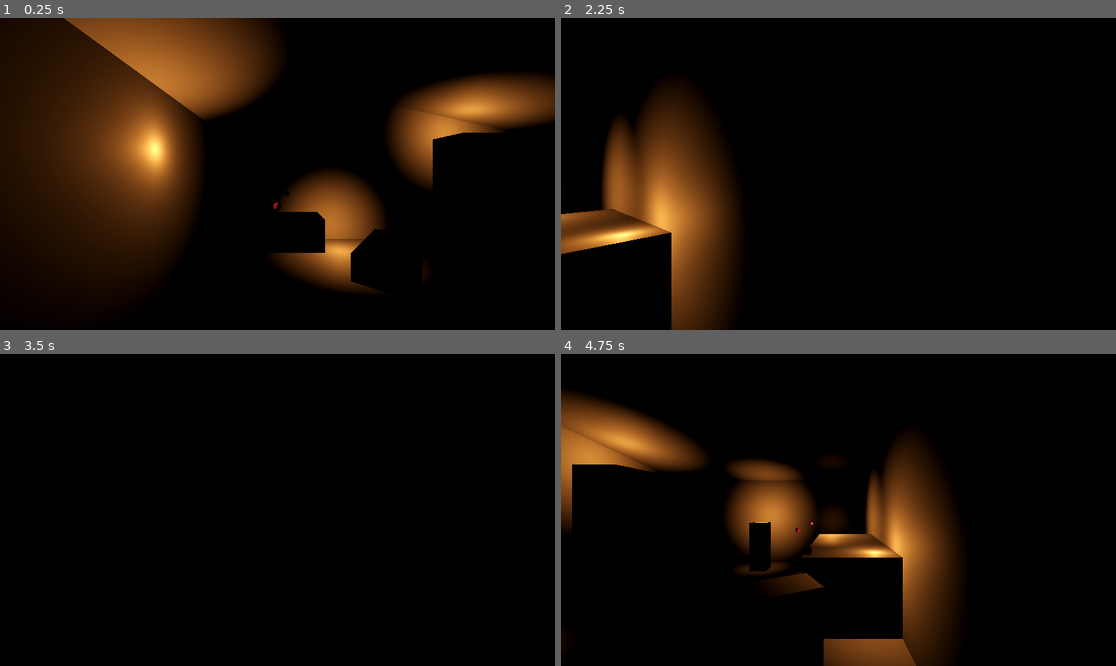
Above: before the commit, frames 1-4 (two rows, left to right).
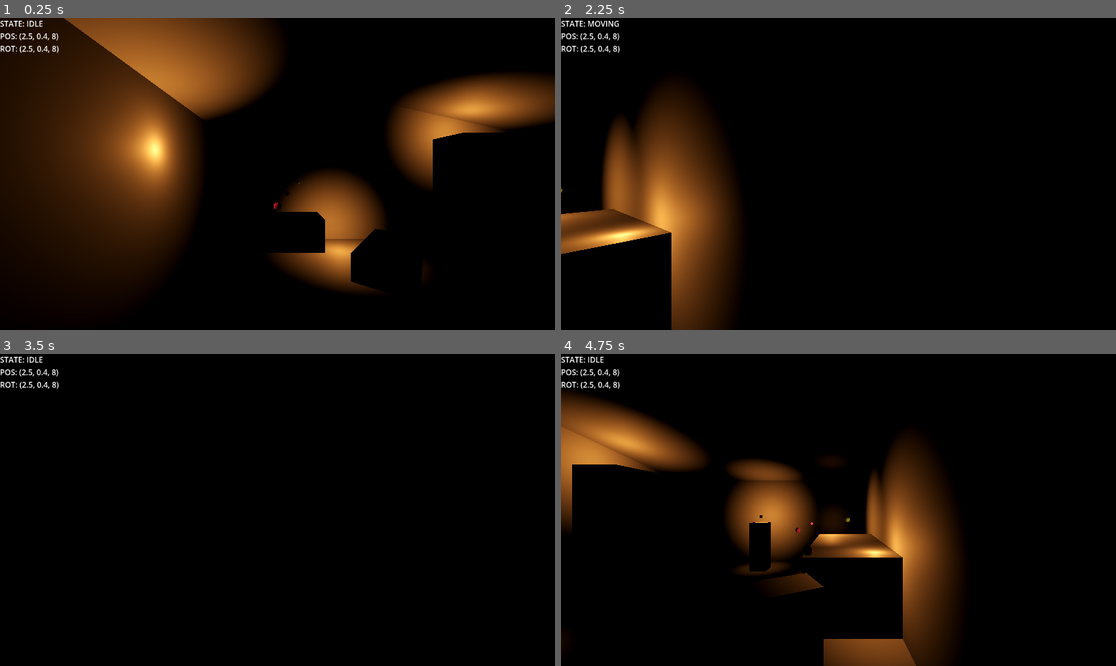
Above: after the commit, the same moments.

Repository: DeepRestGames/shadow-and-alchemy
Game: Godot game, scene res://Scenes/MainScene_Prototype01.tscn
Same seed, same stepped clock (60 frames per second), same inputs: the game is played once before the commit and once after it.
Inputs (mouse positions are in pixels of both pictures, inside the frame that each line leads up to):
- Up to frame 1 (0.25 s): no input
- Up to frame 2 (2.25 s): tap Enter at 0.5, 2 s; move the mouse to (960, 158) at 0.52 s; hold D (turn_right) 0.53-1.28 s; click (960, 158) at 0.6 s; tap Space at 1.25 s; move the mouse to (727, 189) at 1.27 s; hold S (move_backward) 1.28-2.03 s; click (727, 189) at 1.35 s; move the mouse to (894, 105) at 2.02 s; hold D (turn_right) from 2.03 s (still down); click (894, 105) at 2.1 s
- Up to frame 3 (3.5 s): tap Space at 2.75 s; move the mouse to (249, 572) at 2.77 s; release D (turn_right) at 2.78 s; hold W (move_forward) from 2.78 s (still down); click (249, 572) at 2.85 s
- Up to frame 4 (4.75 s): tap Enter at 3.5 s; move the mouse to (1005, 556) at 3.52 s; release W (move_forward) at 3.53 s; hold A (turn_left) from 3.53 s (still down); click (1005, 556) at 3.6 s; tap Space at 4.25 s; move the mouse to (672, 463) at 4.27 s; click (672, 463) at 4.35 s

The runs differ from the first frame. In frame 1, 0.3% of the frame differs, in the area x 0-55%, y 0-54%; in frame 2, 0.3%, in the area x 0-11%, y 0-56%; in frame 3, 0.3%; in frame 4, 0.3%.

Commit message:
Focusing

Diff:
--- a/Scenes/MainScene_Prototype01.tscn
+++ b/Scenes/MainScene_Prototype01.tscn
@@ -1,7 +1,8 @@
-[gd_scene load_steps=6 format=3 uid="uid://6hoi0bkmcnyt"]
+[gd_scene load_steps=7 format=3 uid="uid://6hoi0bkmcnyt"]
 
 [ext_resource type="PackedScene" uid="uid://bhv1boykqvw23" path="res://Scenes/PlayerMovement/NavigationPoint.tscn" id="1_fg33c"]
 [ext_resource type="PackedScene" uid="uid://d1ngk84wlraoa" path="res://Scenes/Player.tscn" id="1_jwaoo"]
+[ext_resource type="PackedScene" uid="uid://b68s0qxy7ri2k" path="res://Scenes/PlayerMovement/FocusPoint.tscn" id="3_8i0nq"]
 
 [sub_resource type="ProceduralSkyMaterial" id="ProceduralSkyMaterial_vmfb6"]
 sky_top_color = Color(0, 0, 0, 1)
@@ -151,9 +152,10 @@
 east_navigation_point = NodePath("../StartingNavigationPoint")
 west_navigation_point = NodePath("../NavigationPoint3")
 
-[node name="NavigationPoint3" parent="Environment/NavigationPoints" node_paths=PackedStringArray("east_navigation_point") instance=ExtResource("1_fg33c")]
+[node name="NavigationPoint3" parent="Environment/NavigationPoints" node_paths=PackedStringArray("east_navigation_point", "west_focus_point") instance=ExtResource("1_fg33c")]
 transform = Transform3D(1, 0, 0, 0, 1, 0, 0, 0, 1, -1.7, 0, 7.8)
 east_navigation_point = NodePath("../NavigationPoint2")
+west_focus_point = NodePath("../../FocusPoints/FocusPoint3")
 
 [node name="NavigationPoint4" parent="Environment/NavigationPoints" node_paths=PackedStringArray("north_navigation_point", "south_navigation_point") instance=ExtResource("1_fg33c")]
 transform = Transform3D(1, 0, 0, 0, 1, 0, 0, 0, 1, 0, 0, 6)
@@ -171,10 +173,11 @@
 south_navigation_point = NodePath("../NavigationPoint4")
 west_navigation_point = NodePath("../NavigationPoint8")
 
-[node name="NavigationPoint7" parent="Environment/NavigationPoints" node_paths=PackedStringArray("north_navigation_point", "west_navigation_point") instance=ExtResource("1_fg33c")]
+[node name="NavigationPoint7" parent="Environment/NavigationPoints" node_paths=PackedStringArray("north_navigation_point", "west_navigation_point", "east_focus_point") instance=ExtResource("1_fg33c")]
 transform = Transform3D(1, 0, 0, 0, 1, 0, 0, 0, 1, 1.7, 0, 4)
 north_navigation_point = NodePath("../NavigationPoint12")
 west_navigation_point = NodePath("../NavigationPoint6")
+east_focus_point = NodePath("../../FocusPoints/FocusPoint")
 
 [node name="NavigationPoint8" parent="Environment/NavigationPoints" node_paths=PackedStringArray("north_navigation_point", "east_navigation_point") instance=ExtResource("1_fg33c")]
 transform = Transform3D(1, 0, 0, 0, 1, 0, 0, 0, 1, -2.1, 0, 4)
@@ -186,13 +189,38 @@
 east_navigation_point = NodePath("../NavigationPoint11")
 south_navigation_point = NodePath("../NavigationPoint8")
 
-[node name="NavigationPoint11" parent="Environment/NavigationPoints" node_paths=PackedStringArray("east_navigation_point", "south_navigation_point", "west_navigation_point") instance=ExtResource("1_fg33c")]
+[node name="NavigationPoint11" parent="Environment/NavigationPoints" node_paths=PackedStringArray("east_navigation_point", "south_navigation_point", "west_navigation_point", "north_focus_point") instance=ExtResource("1_fg33c")]
 transform = Transform3D(1, 0, 0, 0, 1, 0, 0, 0, 1, 2.38419e-07, 0, 2)
 east_navigation_point = NodePath("../NavigationPoint12")
 south_navigation_point = NodePath("../NavigationPoint6")
 west_navigation_point = NodePath("../NavigationPoint10")
+north_focus_point = NodePath("../../FocusPoints/FocusPoint2")
 
 [node name="NavigationPoint12" parent="Environment/NavigationPoints" node_paths=PackedStringArray("south_navigation_point", "west_navigation_point") instance=ExtResource("1_fg33c")]
 transform = Transform3D(1, 0, 0, 0, 1, 0, 0, 0, 1, 1.7, 0, 2)
 south_navigation_point = NodePath("../NavigationPoint7")
 west_navigation_point = NodePath("../NavigationPoint11")
+
+[node name="FocusPoints" type="Node3D" parent="Environment"]
+
+[node name="FocusPoint" parent="Environment/FocusPoints" instance=ExtResource("3_8i0nq")]
+transform = Transform3D(1, 0, 0, 0, 1, 0, 0, 0, 1, 2.69039, 0.197479, 3.60781)
+
+[node name="FocusCamera" parent="Environment/FocusPoints/FocusPoint" index="1"]
+transform = Transform3D(-4.37114e-08, 0.5, -0.866025, 0, 0.866025, 0.5, 1, 2.18557e-08, -3.78552e-08, -1.2356, 0.389964, 0)
+
+[node name="FocusPoint2" parent="Environment/FocusPoints" instance=ExtResource("3_8i0nq")]
+transform = Transform3D(1, 0, 0, 0, 1, 0, 0, 0, 1, 0.0438264, 0.197479, 1.58832)
+
+[node name="FocusCamera" parent="Environment/FocusPoints/FocusPoint2" index="1"]
+transform = Transform3D(1, 0, 0, 0, 1, 0, 0, 0, 1, -0.061953, -0.109825, 0.761662)
+
+[node name="FocusPoint3" parent="Environment/FocusPoints" instance=ExtResource("3_8i0nq")]
+transform = Transform3D(1, 0, 0, 0, 1, 0, 0, 0, 1, -2.68367, 0.197436, 7.47456)
+
+[node name="FocusCamera" parent="Environment/FocusPoints/FocusPoint3" index="1"]
+transform = Transform3D(-4.37114e-08, -0.5, 0.866025, 0, 0.866025, 0.5, -1, 2.18557e-08, -3.78552e-08, 0.428973, 0.000205994, 0.0795188)
+
+[editable path="Environment/FocusPoints/FocusPoint"]
+[editable path="Environment/FocusPoints/FocusPoint2"]
+[editable path="Environment/FocusPoints/FocusPoint3"]
--- a/Scenes/Player.tscn
+++ b/Scenes/Player.tscn
@@ -7,3 +7,7 @@
 
 [node name="Camera3D" type="Camera3D" parent="."]
 transform = Transform3D(1, 0, 0, 0, 1, 0, 0, 0, 1, 0, 0.4, 0)
+
+[node name="DEBUG_UI" type="Label" parent="."]
+offset_right = 40.0
+offset_bottom = 40.0
--- /dev/null
+++ b/Scenes/PlayerMovement/FocusPoint.tscn
@@ -0,0 +1,16 @@
+[gd_scene load_steps=3 format=3 uid="uid://b68s0qxy7ri2k"]
+
+[ext_resource type="Script" path="res://Scripts/PlayerMovement/FocusPosition.gd" id="1_a3eva"]
+
+[sub_resource type="StandardMaterial3D" id="StandardMaterial3D_thnij"]
+albedo_color = Color(0.501961, 0.764706, 0, 1)
+
+[node name="FocusPoint" type="Node3D"]
+script = ExtResource("1_a3eva")
+
+[node name="DEBUG_NAV" type="CSGSphere3D" parent="."]
+transform = Transform3D(1, 0, 0, 0, 1, 0, 0, 0, 1, 0.011683, -0.00663078, -0.0022552)
+radius = 0.05
+material = SubResource("StandardMaterial3D_thnij")
+
+[node name="FocusCamera" type="Camera3D" parent="."]
--- a/Scripts/Player.gd
+++ b/Scripts/Player.gd
@@ -1,7 +1,12 @@
 extends Node3D
+
+@onready var camera_3d = $Camera3D
+var unfocus_pos
+var unfocused_rot
 
 var facing_direction = FacingDirection.WEST
 var player_state = PlayerState.IDLE
+
 
 const TIME_BETWEEN_MOVEMENTS: float = 0.35
 const TIME_BETWEEN_ROTATIONS: float = 0.35
@@ -23,28 +28,44 @@
 	INVENTORY	# 3
 }
 
-func _animate_movement(next_pos):
-	player_state = PlayerState.MOVING
-	var tween = get_tree().create_tween()
-	tween.connect("finished", _tween_movement_over)
-	tween.set_trans(Tween.TRANS_QUAD)
-	tween.set_ease(Tween.EASE_IN_OUT)
-	tween.tween_property(self, "position", next_pos, TIME_BETWEEN_MOVEMENTS)
-
-func _animate_turn(next_face):
-	player_state = PlayerState.MOVING
-	var tween = get_tree().create_tween()
-	tween.connect("finished", _tween_movement_over)
-	tween.set_trans(Tween.TRANS_QUAD)
-	tween.set_ease(Tween.EASE_IN_OUT)
-	tween.tween_property(self, "global_rotation_degrees", next_face, TIME_BETWEEN_ROTATIONS)
-
-func _tween_movement_over():
-	player_state = PlayerState.IDLE
+@onready var debug_ui = $DEBUG_UI
 
 
 func _process(_delta):
 	_process_movement_inputs()
+	_process_focus_inputs()
+	# TODO: DEBUG/REMOVE
+	debug_ui.text = "STATE: " + str(PlayerState.keys()[player_state])
+	debug_ui.text += "\nPOS: " + str(camera_3d.global_position)
+	debug_ui.text += "\nROT: " + str(camera_3d.global_position)
+
+
+func _process_focus_inputs():
+	var focus_point: FocusPoint = null
+	var previous_point: NavigationPoint = current_navigation_point
+
+	var match_north = current_navigation_point["north_focus_point"] and facing_direction == FacingDirection.NORTH
+	if match_north:
+		focus_point = current_navigation_point["north_focus_point"]
+	var match_east = current_navigation_point["east_focus_point"] and facing_direction == FacingDirection.EAST
+	if match_east:
+		focus_point = current_navigation_point["east_focus_point"]
+	var match_south = current_navigation_point["south_focus_point"] and facing_direction == FacingDirection.SOUTH
+	if match_south:
+		focus_point = current_navigation_point["south_focus_point"]
+	var match_west = current_navigation_point["west_focus_point"] and facing_direction == FacingDirection.WEST
+	if match_west:
+		focus_point = current_navigation_point["west_focus_point"]
+
+	if match_north or match_east or match_south or match_west:
+		if Input.is_action_just_pressed("move_forward") and player_state == PlayerState.IDLE:
+			player_state = PlayerState.MOVING
+			unfocus_pos = camera_3d.global_position
+			unfocused_rot = camera_3d.global_rotation_degrees
+			_animate_focus(focus_point)
+		elif Input.is_action_just_pressed("move_backward") and player_state == PlayerState.FOCUSING:
+			player_state = PlayerState.MOVING
+			_animate_defocus(unfocus_pos, unfocused_rot)
 
 func _process_movement_inputs():
 	# --- FORWARD ---
@@ -108,9 +129,7 @@
 
 	# After direction is established, continue with movement logic
 	if next_navigation_point != null:
-		_animate_movement(next_navigation_point.position)
-		#self.position = next_navigation_point.position
-
+		_animate_movement(next_navigation_point.global_position)
 		current_navigation_point = next_navigation_point
 		next_navigation_point = null
 
@@ -136,7 +155,49 @@
 		next_face.y += 90
 		_animate_turn(next_face)
 
-
+# ------------------ MOVEMENT ANIMATION ------------------
+func _animate_movement(next_pos):
+	player_state = PlayerState.MOVING
+	var tween = get_tree().create_tween()
+	tween.connect("finished", _tween_movement_over)
+	tween.set_trans(Tween.TRANS_QUAD)
+	tween.set_ease(Tween.EASE_IN_OUT)
+	tween.tween_property(self, "global_position", next_pos, TIME_BETWEEN_MOVEMENTS)
+
+func _animate_turn(next_face):
+	player_state = PlayerState.MOVING
+	var tween = get_tree().create_tween()
+	tween.connect("finished", _tween_movement_over)
+	tween.set_trans(Tween.TRANS_QUAD)
+	tween.set_ease(Tween.EASE_IN_OUT)
+	tween.tween_property(self, "global_rotation_degrees", next_face, TIME_BETWEEN_ROTATIONS)
+
+func _tween_movement_over():
+	player_state = PlayerState.IDLE
+# --------------------------------------------------------
+# ------------------ MOVEMENT FOCUSING ------------------
+func _animate_focus(focus_point: FocusPoint):
+	var tween = get_tree().create_tween()
+	tween.connect("finished", _tween_focus_over)
+	tween.set_trans(Tween.TRANS_QUAD)
+	tween.set_ease(Tween.EASE_IN_OUT)
+	tween.tween_property(camera_3d, "global_position", focus_point.focus_camera.global_position, TIME_BETWEEN_MOVEMENTS)
+	tween.tween_property(camera_3d, "global_rotation_degrees", focus_point.focus_camera.global_rotation_degrees, TIME_BETWEEN_MOVEMENTS)
+
+func _animate_defocus(unfocus_pos, unfocused_rot):
+	var tween = get_tree().create_tween()
+	tween.connect("finished", _tween_defocus_over)
+	tween.set_trans(Tween.TRANS_QUAD)
+	tween.set_ease(Tween.EASE_IN_OUT)
+	tween.tween_property(camera_3d, "global_position", unfocus_pos, TIME_BETWEEN_MOVEMENTS)
+	tween.tween_property(camera_3d, "global_rotation_degrees", unfocused_rot, TIME_BETWEEN_MOVEMENTS)
+
+func _tween_focus_over():
+	player_state = PlayerState.FOCUSING
+
+func _tween_defocus_over():
+	player_state = PlayerState.IDLE
+# -------------------------------------------------------
 func _impossible_movement():
 	# TODO: remove debug message
 	print("It's impossible to move forward!")
--- /dev/null
+++ b/Scripts/PlayerMovement/FocusPosition.gd
@@ -0,0 +1,4 @@
+class_name FocusPoint
+extends Node3D
+
+@onready var focus_camera = $FocusCamera
--- a/Scripts/PlayerMovement/NavigationPosition.gd
+++ b/Scripts/PlayerMovement/NavigationPosition.gd
@@ -1,8 +1,14 @@
 class_name NavigationPoint
 extends Node3D
 
-
+@export_category("Navigation nodes")
 @export var north_navigation_point: NavigationPoint
 @export var east_navigation_point: NavigationPoint
 @export var south_navigation_point: NavigationPoint
 @export var west_navigation_point: NavigationPoint
+
+@export_category("Focus nodes")
+@export var north_focus_point: FocusPoint
+@export var east_focus_point: FocusPoint
+@export var south_focus_point: FocusPoint
+@export var west_focus_point: FocusPoint
